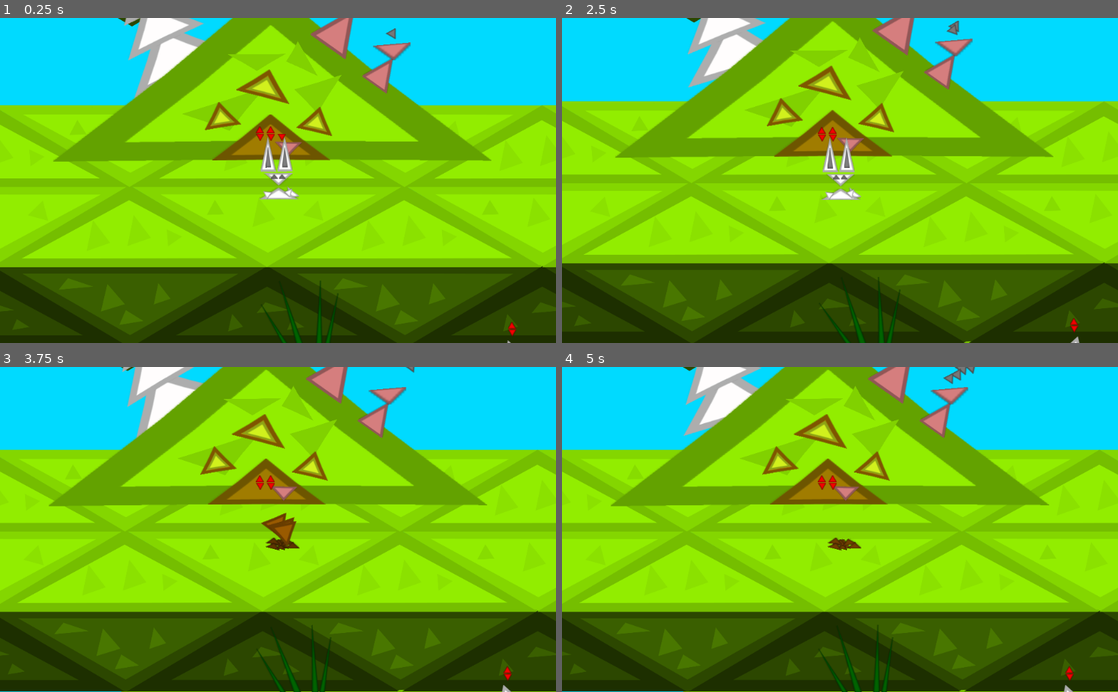
Above: before the commit, frames 1-4 (two rows, left to right).
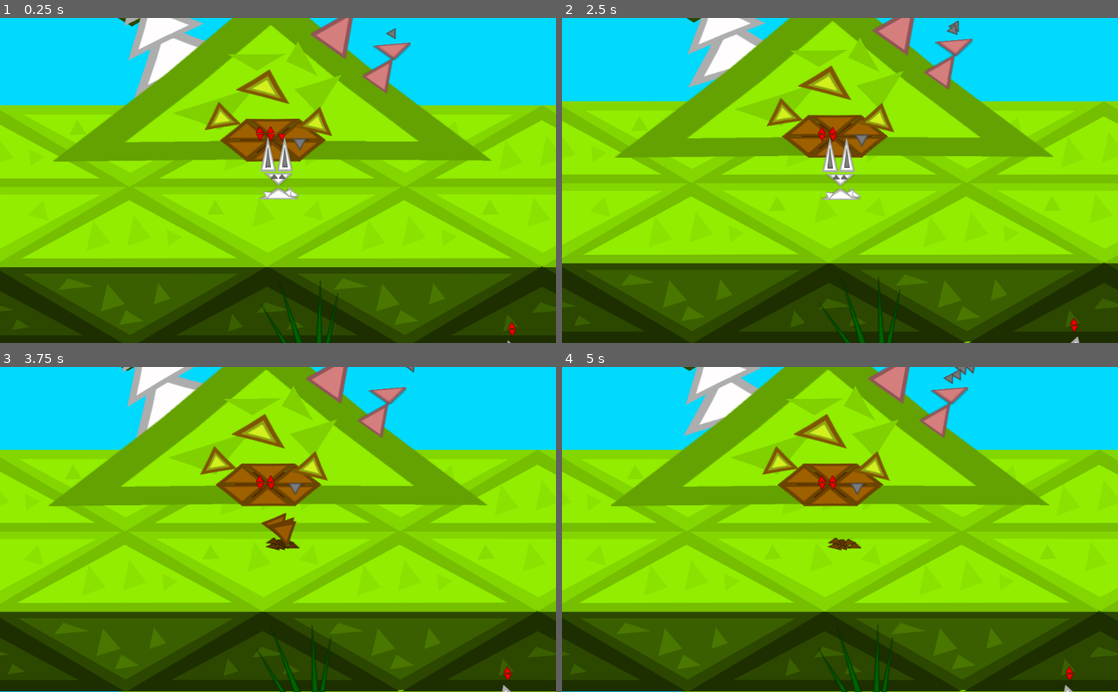
Above: after the commit, the same moments.

Repository: Mequam/Sound_Mess
Game: Godot game, scene res://scenes/main/test_2d_space.tscn
The game is run twice, just before and just after one commit, with the same random seed, the same clock (stepped at 60 frames per second) and the same inputs.
Inputs:
- Up to frame 1 (0.25 s): no input
- Up to frame 2 (2.5 s): tap 1 (NOTE_0) at 0.6 s; tap Space at 0.77, 1.52 s; tap 2 (NOTE_1) at 1.35 s; tap 3 (NOTE_2) at 2.1 s
- Up to frame 3 (3.75 s): tap 5 (NOTE_4) at 2.85 s; tap Space at 3.02 s; tap 6 (NOTE_5) at 3.6 s
- Up to frame 4 (5 s): tap Space at 3.77, 4.52 s; tap 7 (NOTE_6) at 4.35 s

The runs differ from the first frame. In frame 1, 1.9% of the frame differs, in the area x 31-60%, y 22-45%; in frame 2, 2.0%; in frame 3, 2.1%, in the area x 30-59%, y 21-43%; in frame 4, 2.1%.

Commit message:
updated the assets for the bunny house

Diff:
--- a/scenes/instance/bunny_house.tscn
+++ b/scenes/instance/bunny_house.tscn
@@ -5,7 +5,7 @@
 [ext_resource path="res://triangles/even_triangle.png" type="Texture" id=4]
 
 [sub_resource type="RectangleShape2D" id=1]
-extents = Vector2( 86.0503, 11.307 )
+extents = Vector2( 69.3453, 11.307 )
 
 [node name="bunny_house_a" type="StaticBody2D"]
 scale = Vector2( 2, 2 )
@@ -22,7 +22,7 @@
 modulate = Color( 0.509804, 0.823529, 0, 1 )
 
 [node name="even_triangle" type="Sprite" parent="house/speckles"]
-position = Vector2( 30.9369, -52.8096 )
+position = Vector2( 41.793, -50.8359 )
 rotation = 0.664874
 scale = Vector2( 0.128854, 0.239726 )
 texture = ExtResource( 1 )
@@ -45,30 +45,74 @@
 scale = Vector2( 0.187808, 0.0908586 )
 texture = ExtResource( 1 )
 
-[node name="dorway" type="Sprite" parent="."]
-modulate = Color( 0.631373, 0.490196, 0.00392157, 1 )
-position = Vector2( -0.429794, -13.1724 )
-rotation = -3.14159
-scale = Vector2( 0.21669, 0.0978429 )
-texture = ExtResource( 4 )
-
-[node name="dorway2" type="Sprite" parent="."]
-modulate = Color( 0.839216, 0.498039, 0.498039, 1 )
-position = Vector2( 15.0618, -2.1851 )
-rotation = 0.0290645
-scale = Vector2( 0.0496343, 0.0305336 )
-texture = ExtResource( 4 )
-
 [node name="door_way" parent="." instance=ExtResource( 2 )]
-position = Vector2( 2.35193, -11.302 )
-scale = Vector2( 2.5, 2 )
+position = Vector2( 0.721444, -14.4138 )
+scale = Vector2( 3.8, 2 )
 
 [node name="CollisionShape2D" type="CollisionShape2D" parent="."]
 modulate = Color( 0.223529, 0.223529, 0.223529, 1 )
-position = Vector2( -112.269, -2.81995 )
+position = Vector2( -115.768, -3.98633 )
 shape = SubResource( 1 )
 
 [node name="CollisionShape2D2" type="CollisionShape2D" parent="."]
 modulate = Color( 0.223529, 0.223529, 0.223529, 1 )
-position = Vector2( 116.138, -5.39767 )
+position = Vector2( 119.054, -3.64811 )
 shape = SubResource( 1 )
+
+[node name="door" type="Node2D" parent="."]
+scale = Vector2( 1.3, 1.3 )
+
+[node name="ColorRect" type="ColorRect" parent="door"]
+margin_left = -23.0
+margin_top = -17.0
+margin_right = 27.0
+margin_bottom = 1.0
+color = Color( 0.137255, 0.00784314, 0.00784314, 1 )
+__meta__ = {
+"_edit_use_anchors_": false
+}
+
+[node name="hexagon" type="Node2D" parent="door"]
+modulate = Color( 0.627451, 0.384314, 0, 1 )
+position = Vector2( 0.000337601, -8.03491 )
+scale = Vector2( 0.075, 0.035 )
+
+[node name="top" type="Node2D" parent="door/hexagon"]
+
+[node name="1" type="Sprite" parent="door/hexagon/top"]
+position = Vector2( 12.7639, -213.852 )
+texture = ExtResource( 4 )
+
+[node name="2" type="Sprite" parent="door/hexagon/top"]
+position = Vector2( 200.578, -105.58 )
+rotation = 1.0472
+texture = ExtResource( 4 )
+
+[node name="3" type="Sprite" parent="door/hexagon/top"]
+position = Vector2( 200.578, 110.209 )
+rotation = 2.0944
+texture = ExtResource( 4 )
+
+[node name="bottom" type="Node2D" parent="door/hexagon"]
+position = Vector2( 24.5798, 3.51141 )
+rotation = 3.14159
+
+[node name="1" type="Sprite" parent="door/hexagon/bottom"]
+position = Vector2( 12.7639, -213.852 )
+texture = ExtResource( 4 )
+
+[node name="2" type="Sprite" parent="door/hexagon/bottom"]
+position = Vector2( 200.578, -105.58 )
+rotation = 1.0472
+texture = ExtResource( 4 )
+
+[node name="3" type="Sprite" parent="door/hexagon/bottom"]
+position = Vector2( 200.578, 110.209 )
+rotation = 2.0944
+texture = ExtResource( 4 )
+
+[node name="handle" type="Sprite" parent="door"]
+modulate = Color( 0.486275, 0.486275, 0.486275, 1 )
+position = Vector2( 19.7724, -4.99562 )
+scale = Vector2( 0.02, 0.02 )
+texture = ExtResource( 4 )
